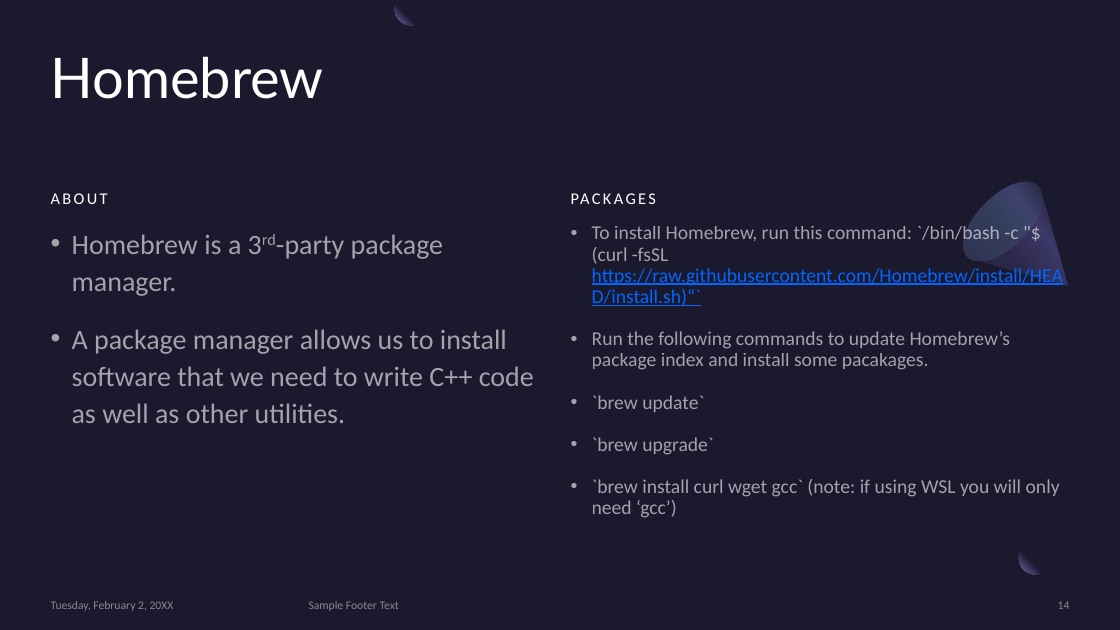
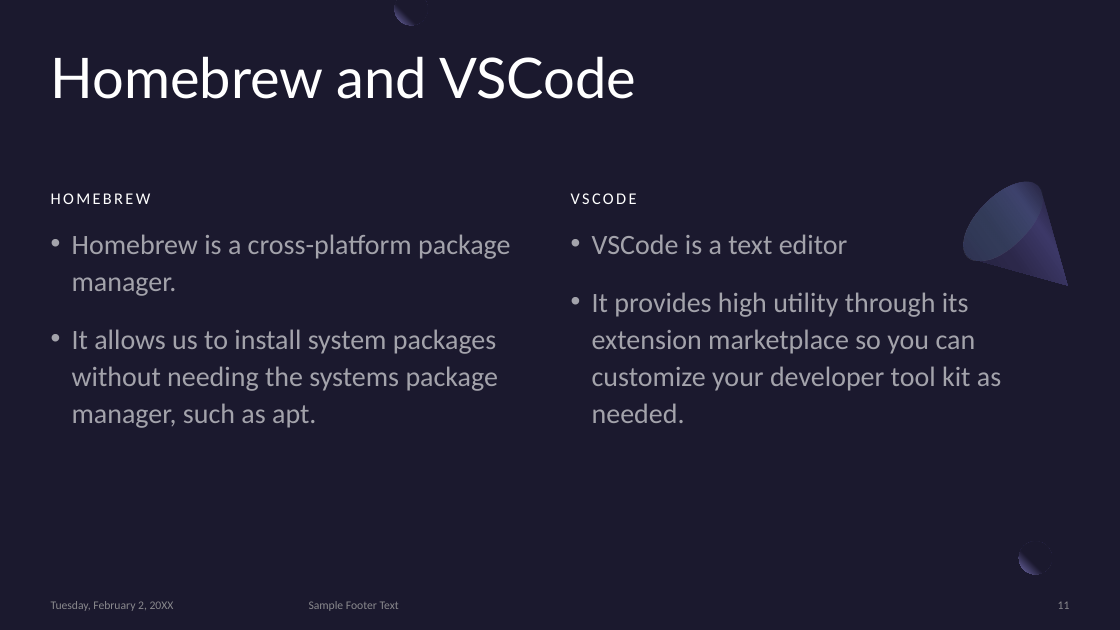
Before and after one commit to MonashDeepNeuron/HPP, a slide deck: slide 11 of content/week0/slides/week0.pptx (slide 14 before the commit). Drawn at 1120x630 pixels with LibreOffice and Linux fonts; fonts in the diff are those of the drawing. Boxes give left, top, right and bottom in pixels: in the first picture for what was removed or moved away, otherwise in the second. Text is boxed around its words. In the diff, an @@ line names an element or a change of style, - is before the commit and + after.

Commit message:
Added all the content for software installation

```diff
--- a/content/week0/slides/week0.pptx
+++ b/content/week0/slides/week0.pptx
@@ title at <box>51,56,637,99</box>: text changed @@
-Homebrew
+Homebrew and VSCode
@@ text at <box>51,193,151,204</box>: text changed @@
-ABOUT
+HOMEBREW
@@ text at <box>571,193,637,204</box>: text changed @@
-PACKAGES
+VSCODE
@@ text at <box>72,234,510,428</box>: text changed @@
-• Homebrew is a 3rd-party package manager.
-• A package manager allows us to install software that we need to write C++ code as well as other utilities.
+• Homebrew is a cross-platform package manager.
+• It allows us to install system packages without needing the systems package manager, such as apt.
@@ text at <box>592,234,1001,423</box>: text changed; size 16.8 to 24 pt @@
-• To install Homebrew, run this command: `/bin/bash -c "$(curl -fsSL https://raw.githubusercontent.com/Homebrew/install/HEAD/install.sh)“`
-• Run the following commands to update Homebrew’s package index and install some pacakages.
-• `brew update`
-• `brew upgrade`
-• `brew install curl wget gcc` (note: if using WSL you will only need ‘gcc’)
+• VSCode is a text editor
+• It provides high utility through its extension marketplace so you can customize your developer tool kit as needed.
@@ page number at <box>1058,602,1070,609</box>: text changed @@
-14
+11
```
Also in this commit, not shown: 3 other slides changed, 2 slides added, 6 slides removed, 16 other files.
